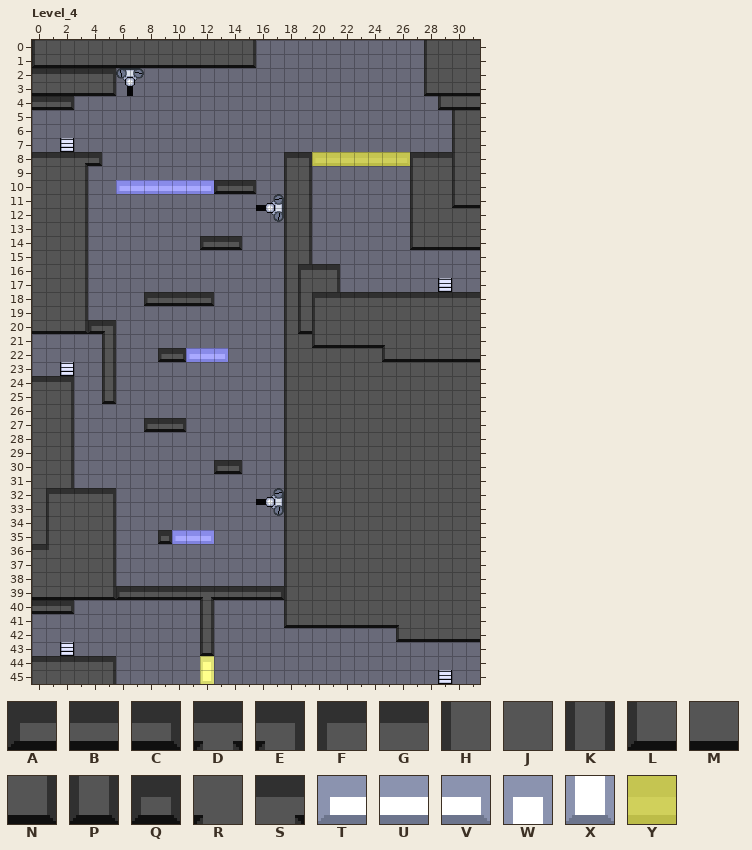
Two states of a LDtk project, assets/world.ldtk. Above, as it was before the edit.
Cells are 16x16 px. Shown: Level_4 x 0..31, y 0..45. The commit also changed other parts of the map, which this record leaves out.
Key: from "FineTerrain": A 1, B 2, C 3, D 5, E 6, F 10, G 11, H 20, J 21, K 23, L 30, M 31, N 32, P 33, Q 42, R 44, S 45, T 51, U 52, V 53, W 63, X 83; from "TerrainColor": Y 3 "YELLOW".
_ is an empty cell.
Layers that did not change in this view are not listed.
Layer "Terrain_fine" before, first column x 3:
 0 _____________________________
 1 _____________________________
 2 _____________________________
 3 _____________________________
 4 __________________________LMM
 5 _____________________________
 6 _____________________________
 7 _____________________________
 8 SC_______________ABBBBBCFGG__
 9 ________________________HJJ__
10 ___TUUUUUVABC___________HJJ__
11 ________________________HJJ__
12 ________________________HJJJJ
13 ________________________HJJJJ
14 _________ABC____________LMMMM
15 _____________________________
16 ________________F____________
17 ________________H____________
18 _____ABBBC______HFG__________
19 ________________HH___________
20 NAE_____________LH___________
21 __K______________LMMMMR______
22 __K___ACTUV___________LMMMMMM
23 __K__________________________
24 __K__________________________
25 __P__________________________
26 _____________________________
27 _____ABC_____________________
28 _____________________________
29 _____________________________
30 __________AC_________________
31 _____________________________
32 _____________________________
33 _____________________________
34 _____________________________
35 ______QTUV___________________
36 _____________________________
37 _____________________________
38 _____________________________
39 ___ABBBBBDBBBBC______________
40 _________K___________________
41 _________K___________________
42 _________K_____________LMMMMM
43 _________P___________________
44 _________W___________________
45 _________X___________________
The same view after the edit:
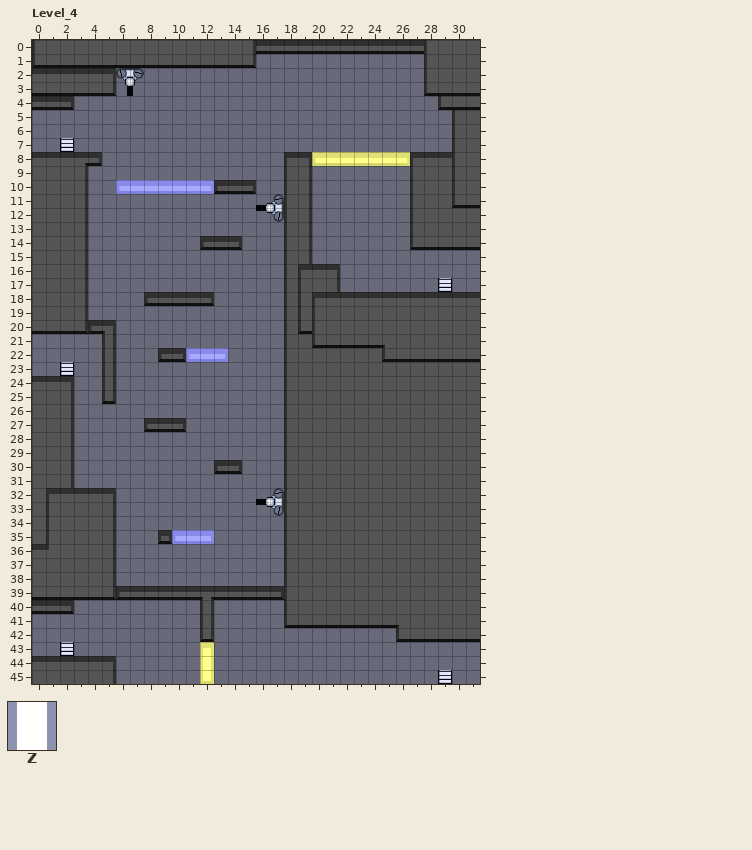
Further tiles: from "FineTerrain": Z 73.
See-through tiles are keyed as they look on the map.
Edits made:
Changed rows in their new state; . is an unchanged cell.
Layer "Terrain_fine":
first column x 16:
 0 BBBBBBBBBBBB
first column x 20:
 8 TUUUUUV
first column x 12:
42 P
43 W
44 Z
Layer "TerrainColor":
first column x 12:
43 Y
Changed places in both pictures, as pixel boxes (x1, y1, x2, y2):
added: (256, 40, 424, 54)
changed: (312, 152, 410, 166)
changed: (200, 639, 214, 662)
